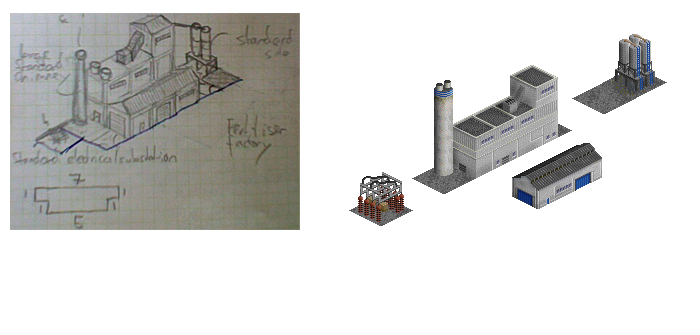
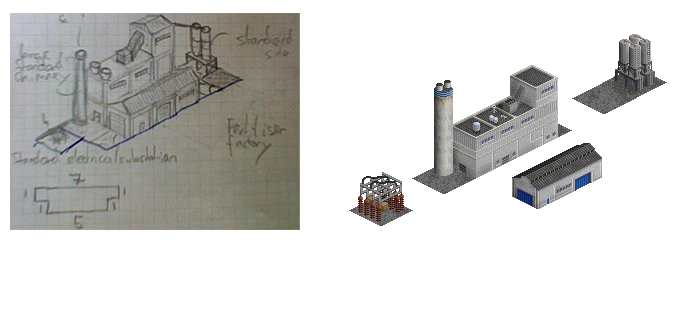
Revision of a layered 700x335 image; what changed, layer by layer:
added layer "greeble" in group "main building" over [461, 105, 507, 135]
painted on "large building" over [470, 115, 486, 134]
renamed "Layer 12" to "Silos", painted on it over [636, 41, 653, 90]
